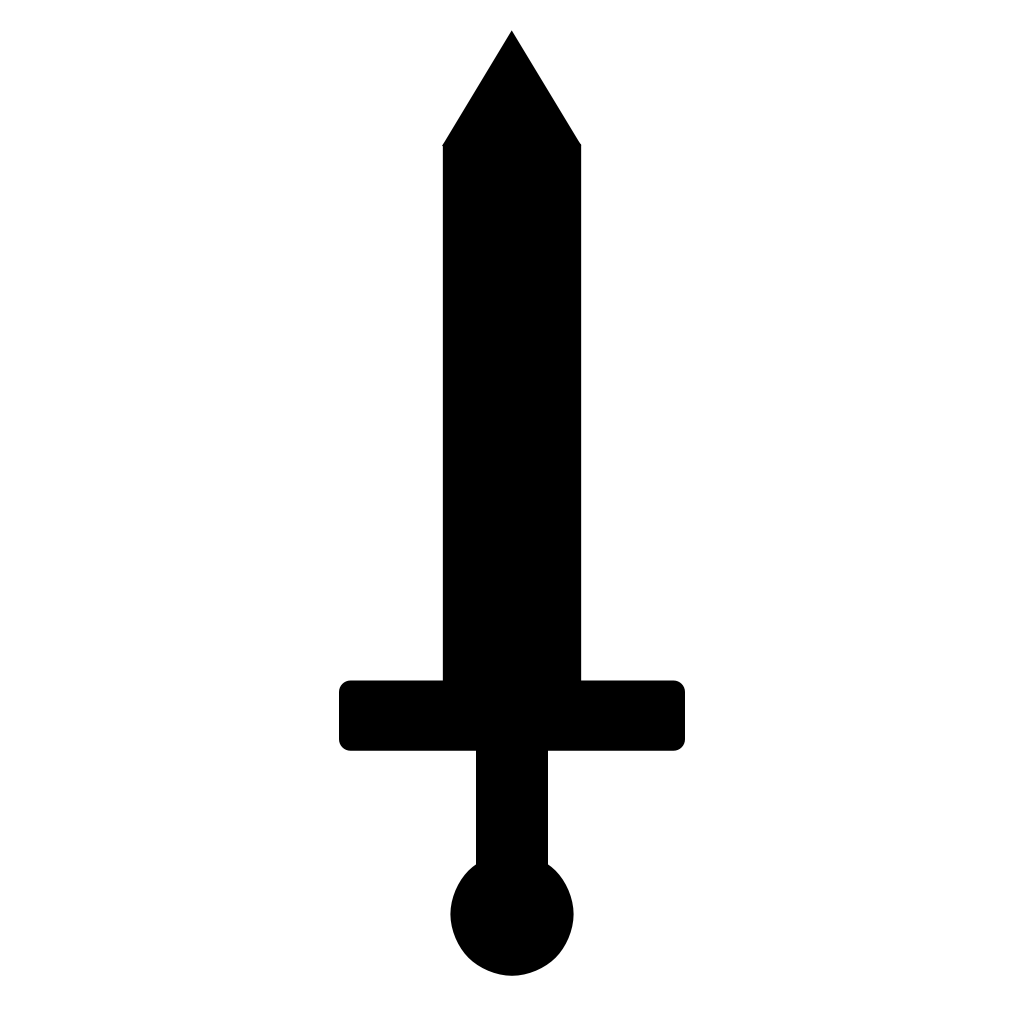
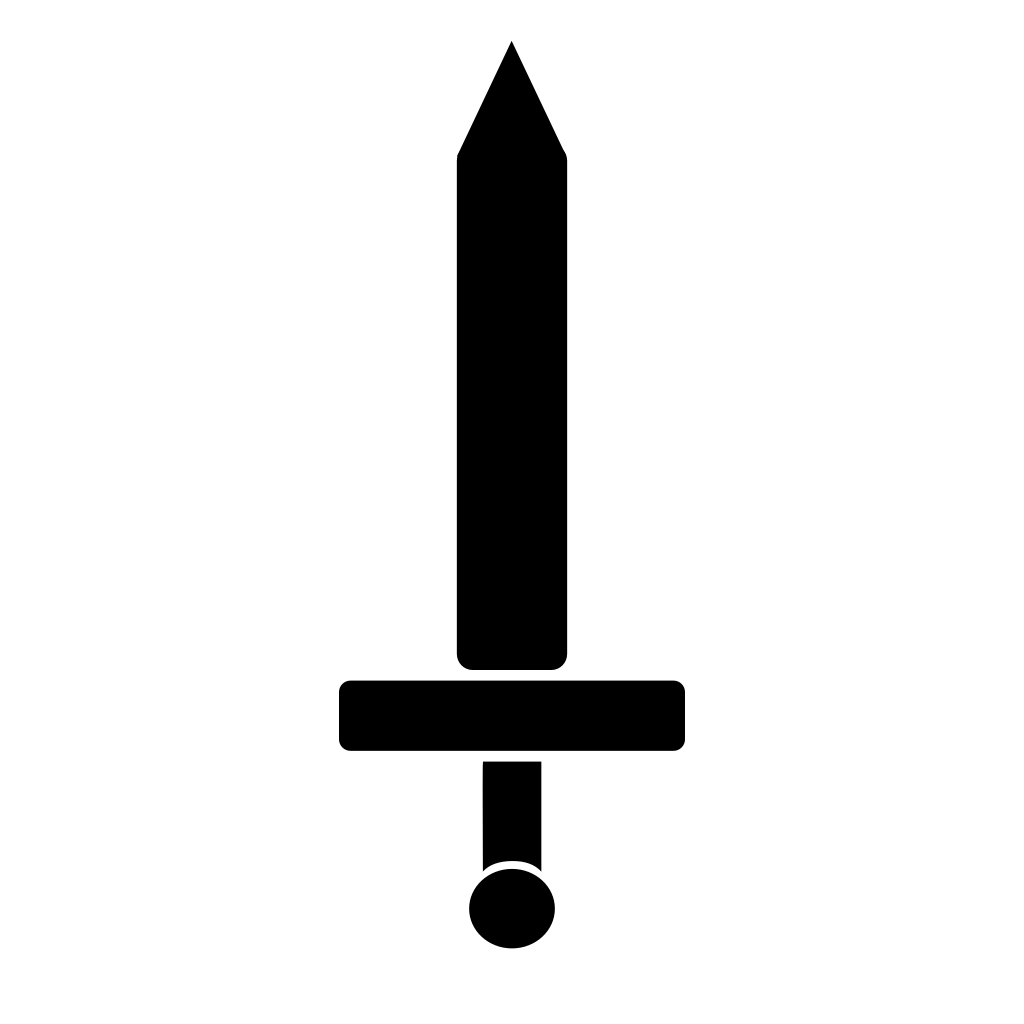
Two versions of the same layered image (w=1024, h=1024). Layer-by-layer changes:
pixels changed over [339, 30, 685, 976] (layer not identified)
